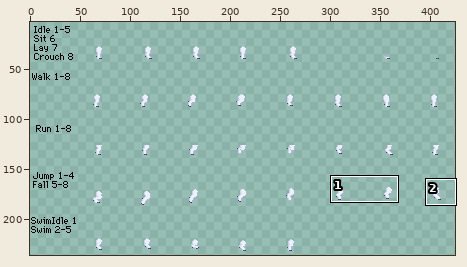
Two states of a sprite sheet, humanoid/wr/absol/legs/hindlegBack.png. Above, an overview of the earlier version with the close-up marked.
Close-up. First the earlier version:
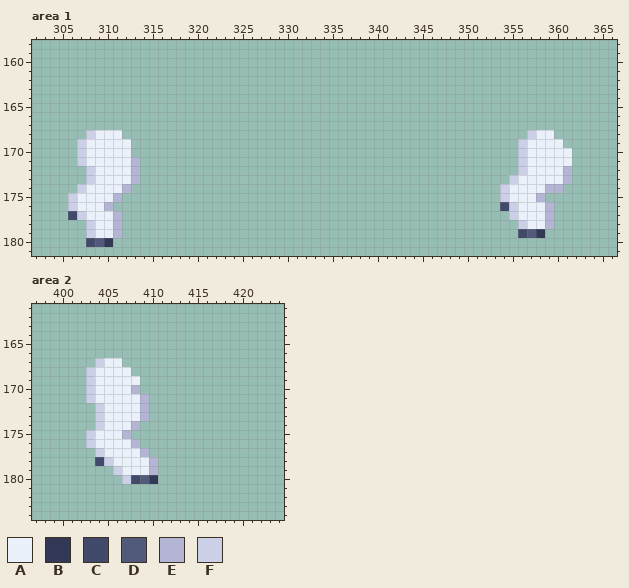
The file is 432x240 pixels. Shown: area 1: x 302..366, y 158..181; area 2: x 397..424, y 161..184. The wide view leaves out empty margins. The commit also changed other parts of the picture, which this record leaves out.
Palette (. is transparent): A #ebf1fa  B #313957  C #414a6a  D #525a7b  E #b4b4d5  F #cbd0e6
Pixels before, area 1, first column x 306:
168 ..FAAA.............................................FAA..
169 .FAAAAA...........................................FAAAA.
170 .FAAAAA...........................................FAAAAA
171 .FAAAAAE..........................................FAAAAA
172 ..FAAAAE..........................................FAAAAE
173 ..FAAAAE.........................................FAAAAAE
174 .FAAAAE.........................................FAAAAEE.
175 FAAAAE..........................................FAAAE...
176 FAAAE...........................................CFAAAE..
177 CFAAAE...........................................FAAAE..
178 ..FAAE............................................FAAE..
179 ..FAAE............................................CDB...
180 ..CDB...................................................
Pixels before, area 2, first column x 403:
167 .FAA....
168 FAAAA...
169 FAAAAA..
170 FAAAAE..
171 FAAAAAE.
172 .FAAAAE.
173 .FAAAAE.
174 .FAAAE..
175 FAAAE...
176 FAAAAE..
177 .FAAAAE.
178 .CFAAAAE
179 ...FAAAE
180 ....FCDB
New version:
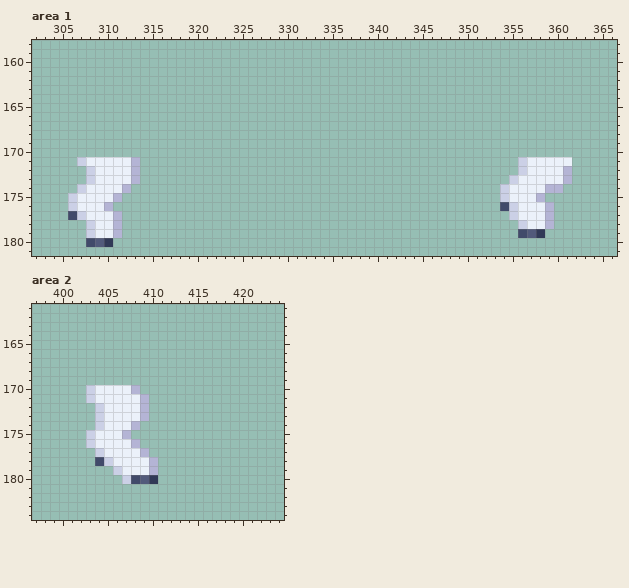
The exact change:
Changed rows in their new state; - is an unchanged pixel.
Area 1:
first column x 307:
168 -....---------------------------------------------...--
169 ......-------------------------------------------.....-
170 ......-------------------------------------------......
Area 2:
first column x 403:
167 -...--
168 .....-
169 ......
